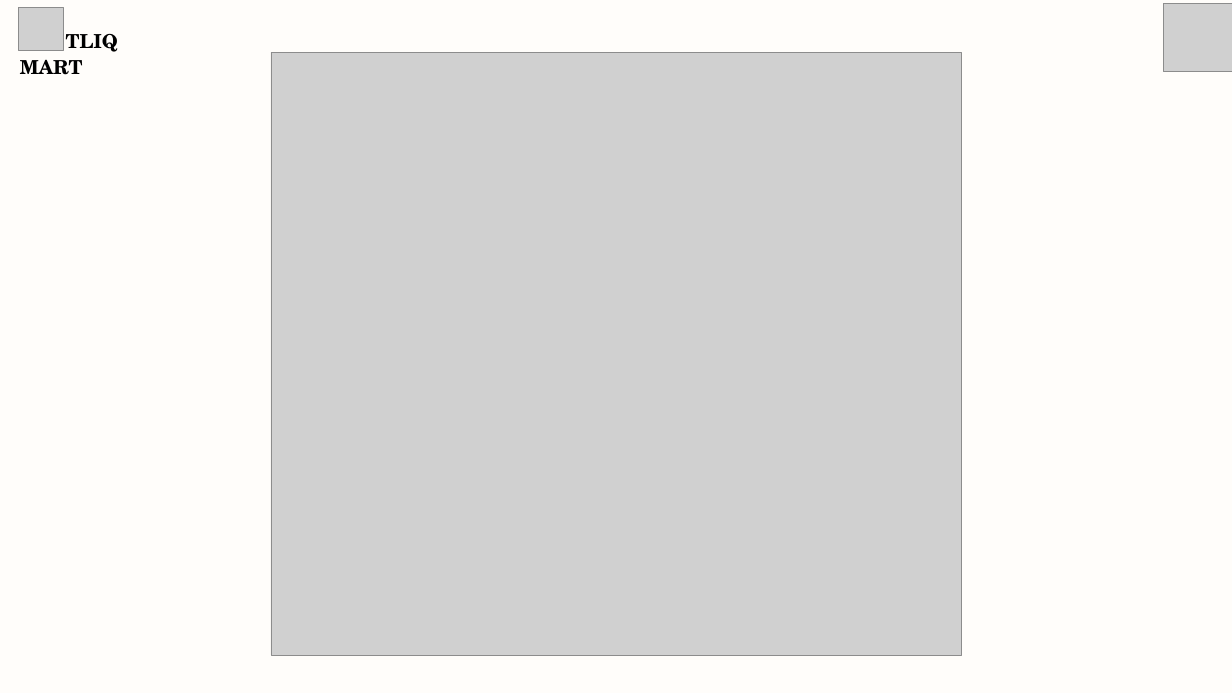
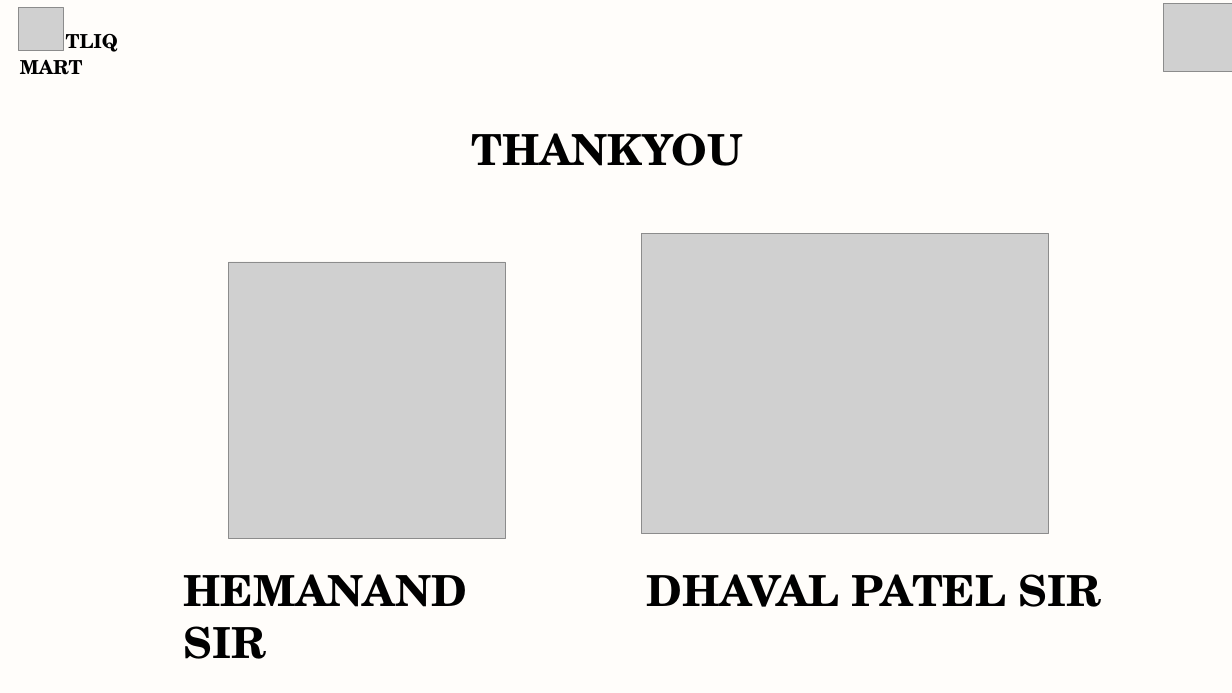
Before and after one commit to VAKGK/SUPPLY-CHAIN-IN-FMCG, a slide deck: slide 15 of Presentation/PPT Presentation/FMCG_PPT.pptx (slide 14 before the commit). Drawn at 1232x693 pixels with LibreOffice and Linux fonts; fonts in the diff are those of the drawing; grey boxes stand for pictures; background and template pictures are left out. Boxes give left, top, right and bottom in pixels: in the first picture for what was removed or moved away, otherwise in the second. Text is boxed around its words. In the diff, an @@ line names an element or a change of style, - is before the commit and + after.

```diff
--- a/Presentation/PPT Presentation/FMCG_PPT.pptx
+++ b/Presentation/PPT Presentation/FMCG_PPT.pptx
@@ picture removed at <box>271,52,961,655</box> @@
@@ text added at <box>471,133,742,166</box>, 40 pt, text #000000, bold @@
+THANKYOU
@@ picture added at <box>641,233,1049,533</box> @@
@@ picture added at <box>229,262,505,538</box> @@
@@ text added at <box>184,574,467,659</box>, 40 pt, text #000000, bold @@
+HEMANAND SIR
@@ text added at <box>647,574,1101,607</box>, 40 pt, text #000000, bold @@
+DHAVAL PATEL SIR
```
Also in this commit, not shown: 5 other slides changed, 2 slides added, 1 slide removed, 1 other file.
